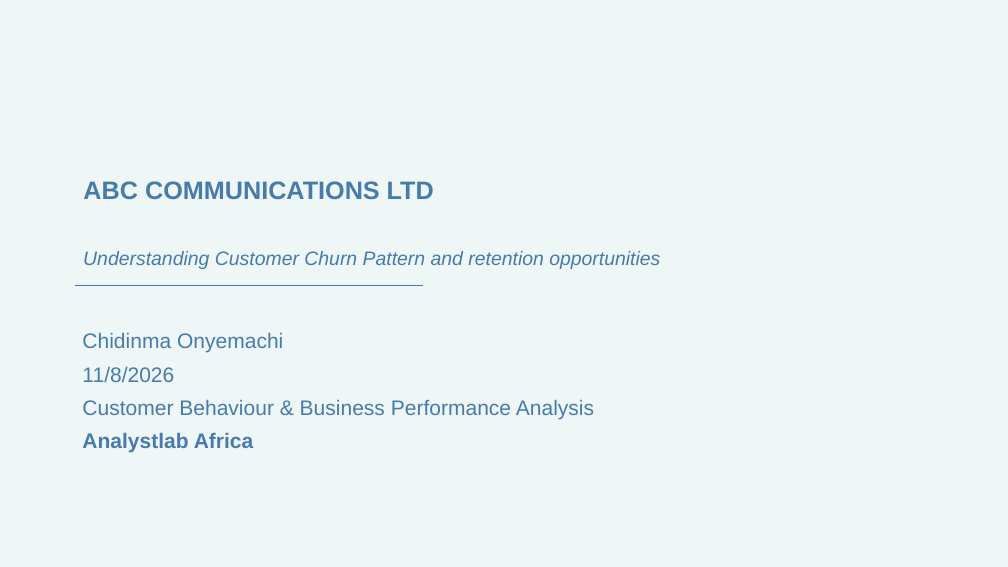
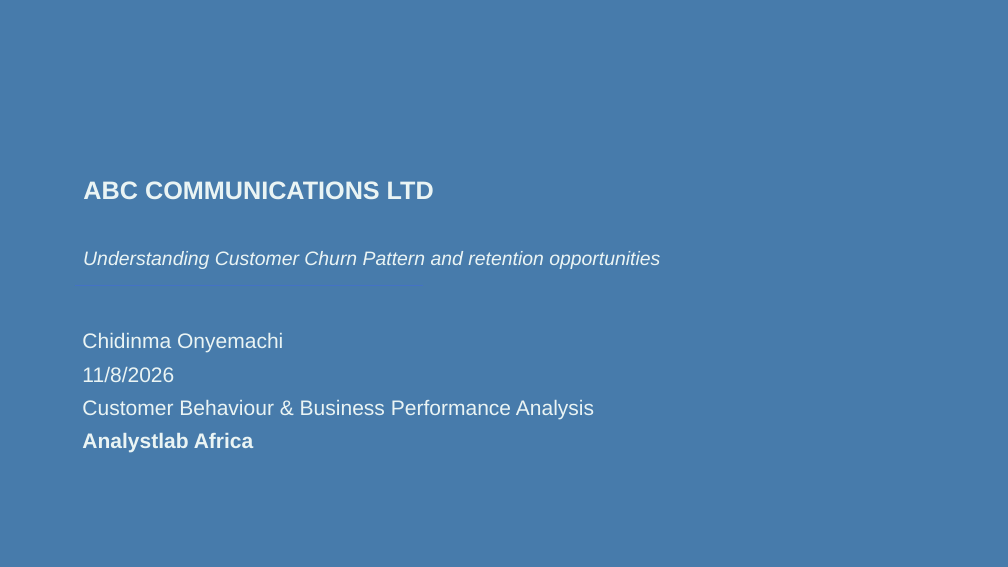
Before and after one commit to chidinmaonyemachi/telco-customer-churn-analysis, a slide deck: slide 1 of presentation/03_Telco_Churn_Analysis_Presentation.pptx. Drawn at 1008x567 pixels with LibreOffice and Linux fonts; fonts in the diff are those of the drawing. Boxes give left, top, right and bottom in pixels: in the first picture for what was removed or moved away, otherwise in the second. Text is boxed around its words. In the diff, an @@ line names an element or a change of style, - is before the commit and + after.

```diff
--- a/presentation/03_Telco_Churn_Analysis_Presentation.pptx
+++ b/presentation/03_Telco_Churn_Analysis_Presentation.pptx
@@ background #EAF4F4 at 80% opacity to #477BAB @@
@@ text colour #477BAB to #EAF4F4 in 3 elements at [83, 181, 434, 199], [83, 251, 660, 269], [82, 333, 594, 452] @@
```
Also in this commit, not shown: 6 other slides changed, 1 slide added.
